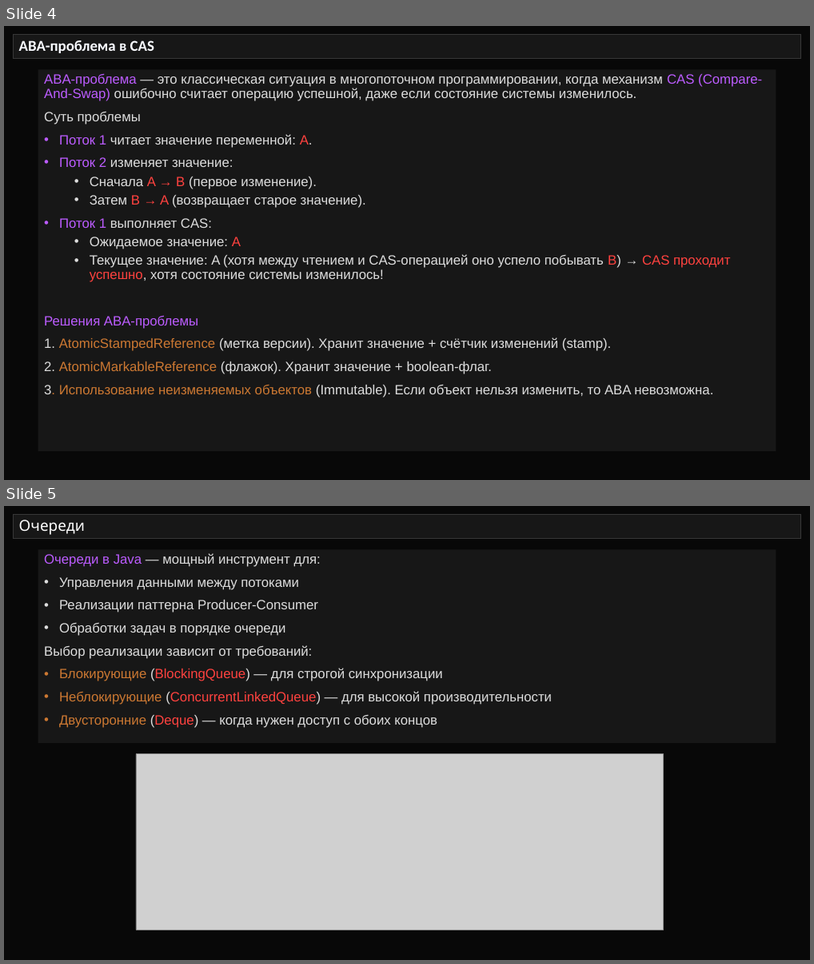
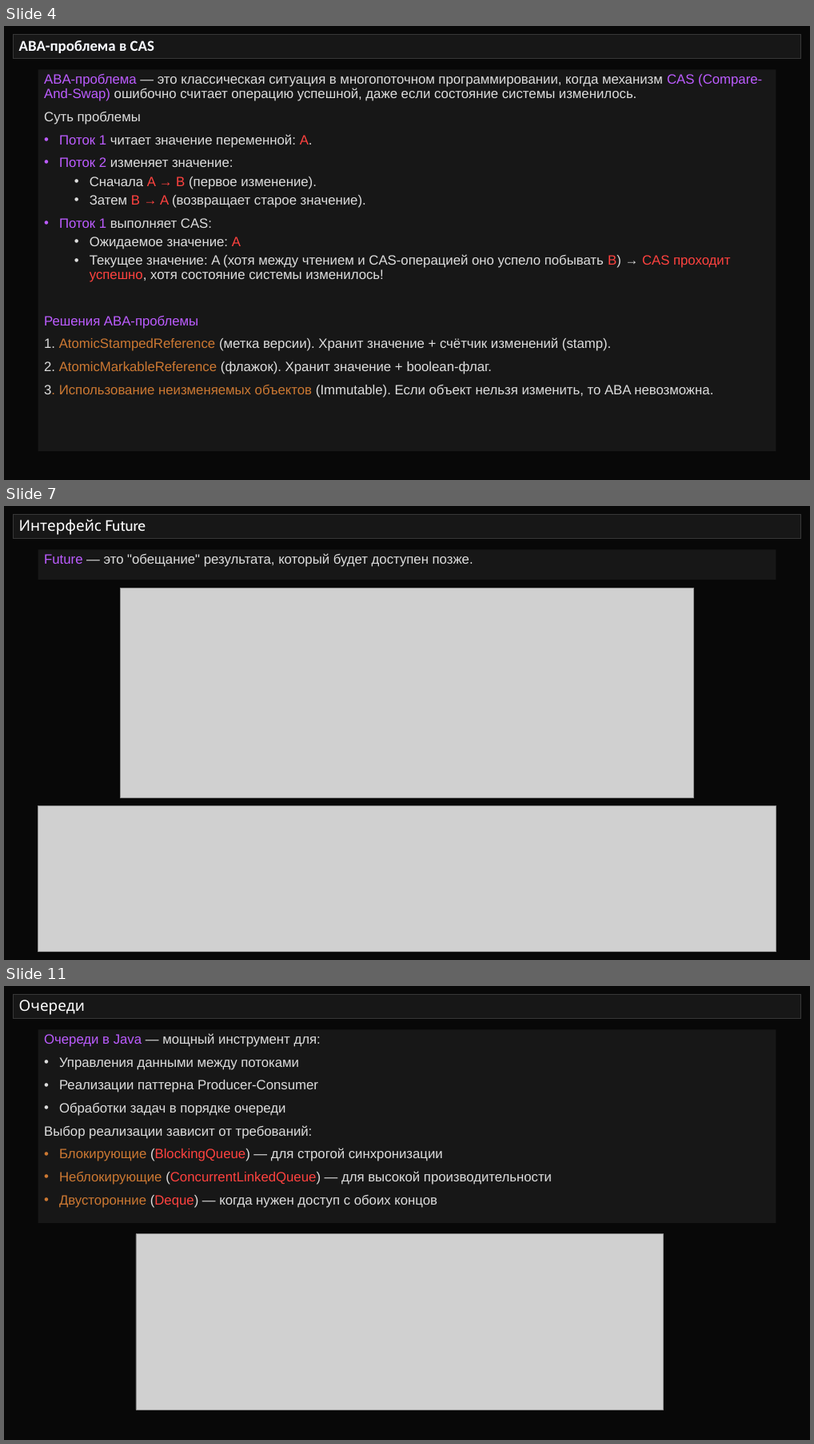
Before and after one commit to semusv/SIB_Concurrent, a slide deck: Concurrent_v1.pptx. Shown one above the other, each under a label of ours: slides 4 and 5 before the commit, slides 4, 7 and 11 after it; the slides between them are not shown. The pictures are 814x964 and 814x1444 pixels, drawn with LibreOffice and Linux fonts; fonts in the diff are those of the drawing; grey boxes stand for pictures. Boxes give left, top, right and bottom in pixels: in the first picture for what was removed or moved away, otherwise in the second. Text is boxed around its words. In the diff, an @@ line names an element or a change of style, - is before the commit and + after.

```diff
--- a/Concurrent_v1.pptx
+++ b/Concurrent_v1.pptx
@@ slide 7 added at [4, 506, 810, 960], background #080808 @@
@@ title added at [13, 515, 802, 539], fill #171717, outline #373737 0.75 pt, 18 pt, text #FFFFFF @@
+Интерфейс Future
@@ rectangle added at [38, 549, 776, 580], fill #171717, 16 pt, text #DDDDDD @@
+Future — это "обещание" результата, который будет доступен позже.
@@ picture added at [120, 588, 694, 797] @@
@@ picture added at [38, 805, 776, 952] @@
@@ what was slide 5 is now slide 11 @@
```
Also in this commit, not shown: 1 slide changed, 5 other slides added, 7 other files.
